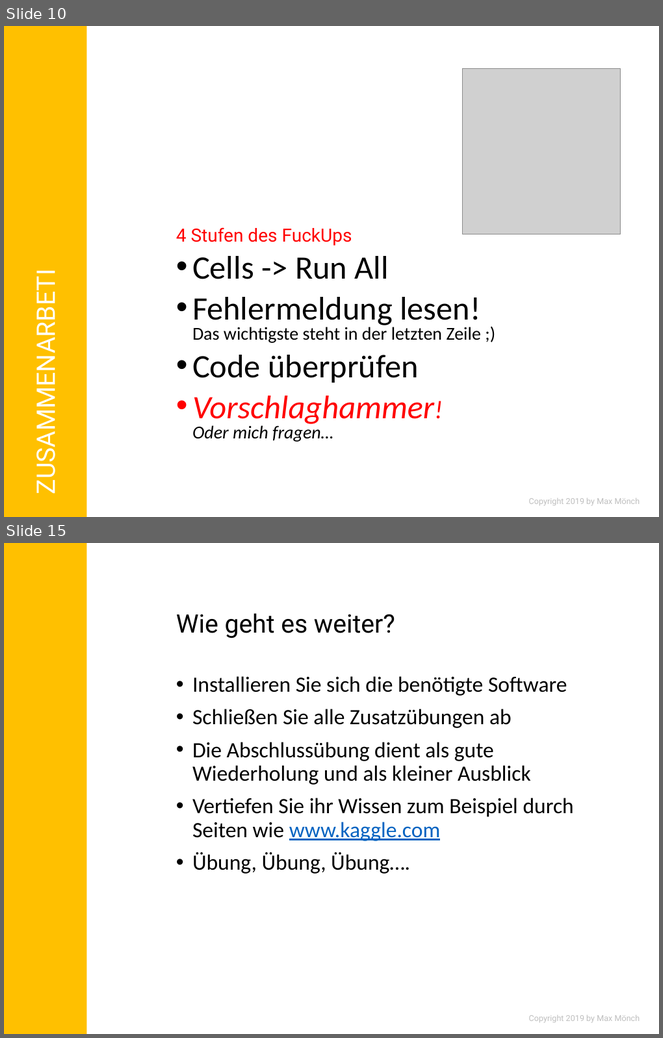
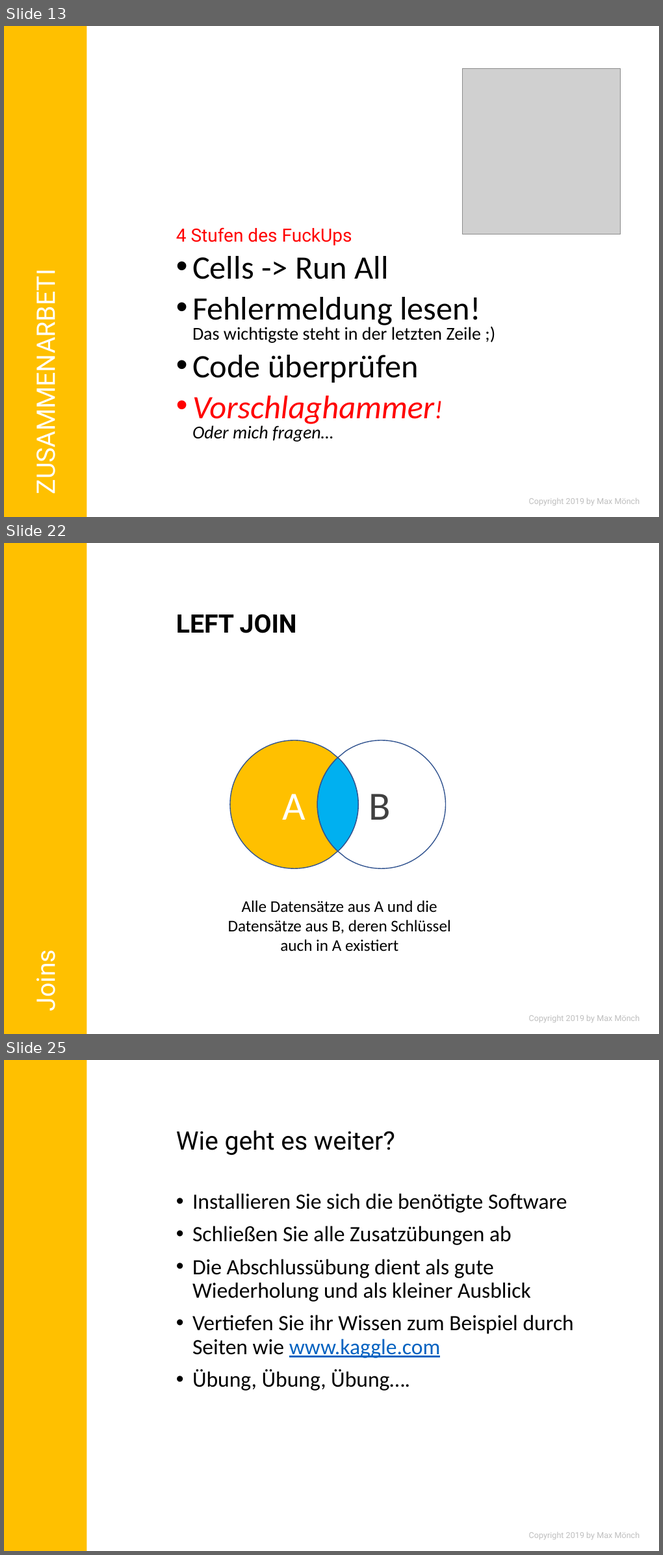
Before and after one commit to MonksterFX/pandas-basic, a slide deck: praesentation/pandas-basic.pptx. Shown one above the other, each under a label of ours: slides 10 and 15 before the commit, slides 13, 22 and 25 after it; the slides between them are not shown. The pictures are 663x1038 and 663x1555 pixels, drawn with LibreOffice and Linux fonts; fonts in the diff are those of the drawing; grey boxes stand for pictures; background and template pictures are left out. Boxes give left, top, right and bottom in pixels: in the first picture for what was removed or moved away, otherwise in the second. Text is boxed around its words. In the diff, an @@ line names an element or a change of style, - is before the commit and + after.

```diff
--- a/praesentation/pandas-basic.pptx
+++ b/praesentation/pandas-basic.pptx
@@ slide 22 added at [4, 543, 659, 1034], background #FFFFFF; not listed: 2 template elements that a slide beside it also shows @@
@@ title added at [176, 614, 297, 633], 28 pt, text #000000, bold @@
+LEFT JOIN
@@ freeform shape added at [230, 740, 337, 869], fill #FFC000, outline #325491 1 pt @@
@@ freeform shape added at [338, 740, 445, 869], fill #FFFFFF, outline #325491 1 pt @@
@@ freeform shape added at [317, 758, 358, 852], fill #00B0F0, outline #325491 1 pt @@
@@ text added at [282, 794, 306, 820], 44 pt, text #FFFFFF @@
+A
@@ text added at [369, 794, 391, 820], 44 pt, text #404040 @@
+B
@@ text added at [228, 901, 451, 952], 18 pt, text #000000 @@
+Alle Datensätze aus A und die Datensätze aus B, deren Schlüssel auch in A existiert
@@ text added at [28, 956, 62, 1010], 28 pt, text #FFFFFF @@
+Joins
@@ what was slide 10 is now slide 13 @@
@@ what was slide 15 is now slide 25 @@
```
Also in this commit, not shown: 3 slides changed, 9 other slides added, 11 other files.
